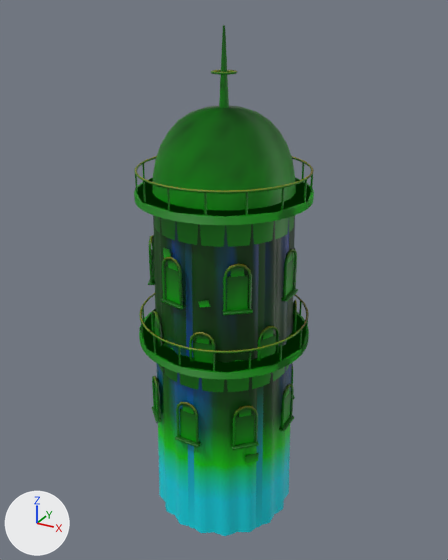
A saved change to the glTF model assets/environments/kits/haluna/iskarra_tower_small.glb.
The view is the same before and after, from a 50 mm lens placed at (13.1, -23.8, 24.5), pointed at (-0.1, 0.2, 12.4). The lights are fixed; the arrows at lower left show +X, +Y and +Z. The older version comes first. Vertices at exactly the same position are counted once.

Objects in the first picture: 'iskarra_tower_small', 'iskarra_tower_small-lod1'.
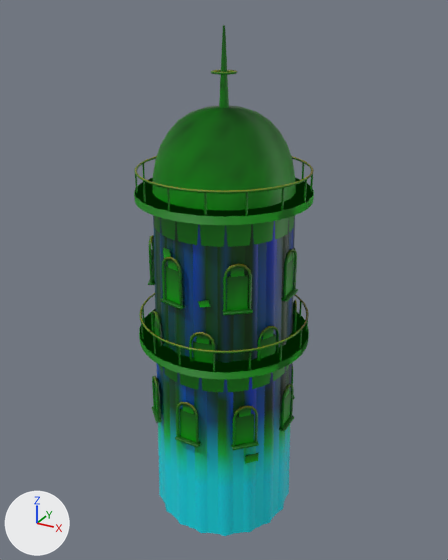
Location of each change, (x1, y1, x2, y2) in pixels of the pictures (448 x 560 px):
part 1 of me_iskarra_tower_small, built on
    before: (157, 321, 293, 431)
    after: (139, 257, 304, 489)
part 2 of me_iskarra_tower_small, recoloured
    both: (154, 221, 295, 526)
part 3 of me_iskarra_tower_small_lod1, built on
    before: (185, 243, 265, 528)
    after: (135, 178, 312, 534)

The change in detail:
me_iskarra_tower_small is used by ob_iskarra_tower_small; location (0.0, 0.0, 0.0).
me_iskarra_tower_small had 3486 vertices, 5600 faces and spanned x -4.2..4.2, y -4.2..4.2, z 0.0..23.8.
me_iskarra_tower_small now has 4143 vertices, 6896 faces and spans x -4.2..4.2, y -4.2..4.2, z 0.0..23.8.
me_iskarra_tower_small part 1: 438 vertices moved from x -3.6..3.6, y -3.5..3.5, z 2.1..14.9 to x -3.6..3.6, y -3.5..3.5, z 1.0..16.0; 73 vertices removed from x -3.4..3.4, y -3.3..3.3, z 8.5; 730 vertices added at x -3.5..3.5, y -3.5..3.5, z 4.0..13.0.
me_iskarra_tower_small part 2: 818 kept faces spanning x -3.6..3.6, y -3.6..3.6, z 0.0..17.0 get new vertex colours.
me_iskarra_tower_small_lod1 is used by ob_iskarra_tower_small_lod1; location (0.0, 0.0, 0.0).
me_iskarra_tower_small_lod1 had 215 vertices, 280 faces and spanned x -4.2..4.2, y -4.2..4.2, z 0.0..20.6.
me_iskarra_tower_small_lod1 now has 458 vertices, 664 faces and spans x -4.2..4.2, y -4.2..4.2, z 0.0..20.6.
me_iskarra_tower_small_lod1 part 3: 13 vertices removed from x -3.3..3.3, y -3.3..3.3, z 8.5; 256 vertices added at x -4.0..4.0, y -4.0..4.0, z 0.0..17.0.
